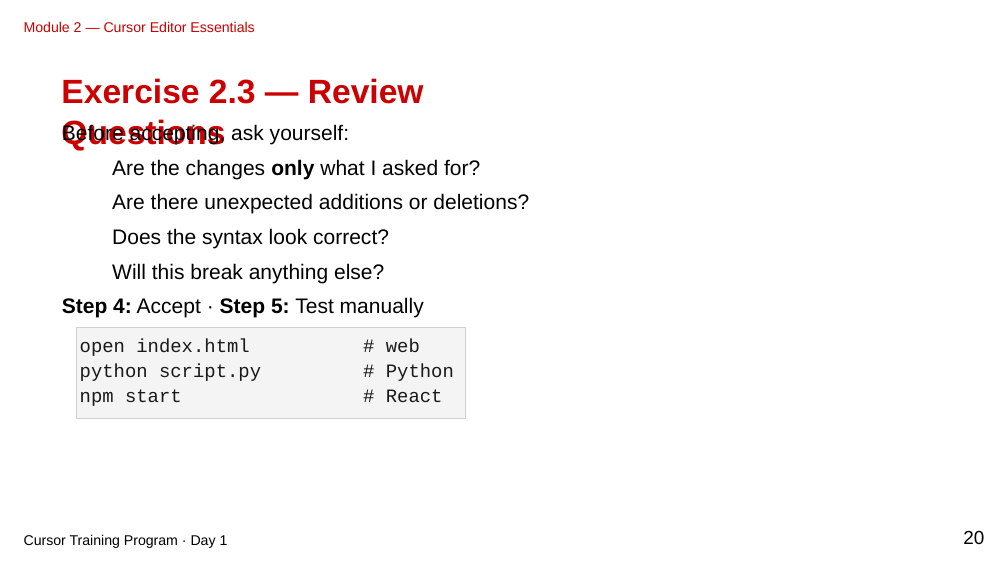
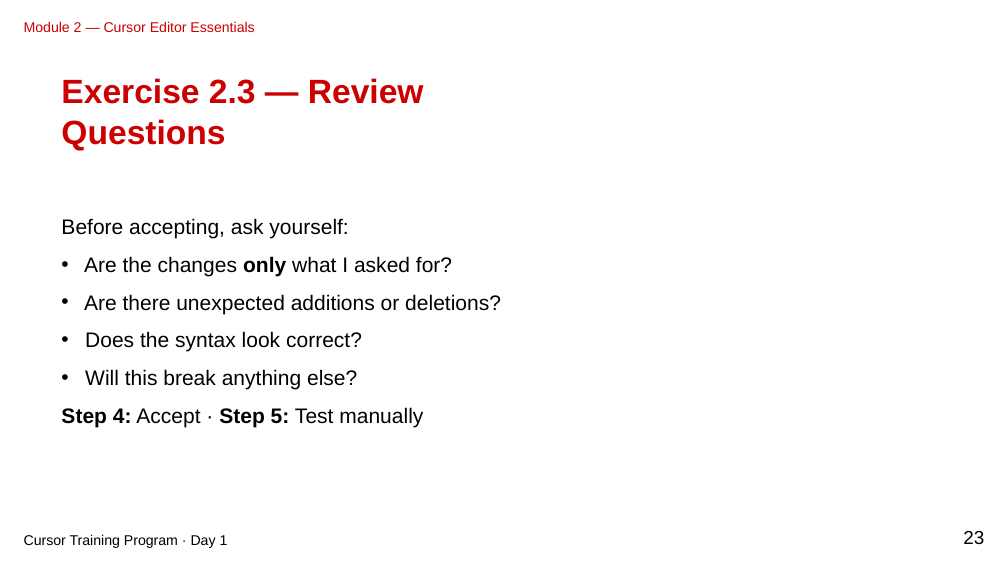
Before and after one commit to gjkaur/cursor_documentation, a slide deck: slide 23 of slides/module-02-marp-editable-clean.pptx (slide 20 before the commit). Drawn at 1008x567 pixels with LibreOffice and Linux fonts; fonts in the diff are those of the drawing. Boxes give left, top, right and bottom in pixels: in the first picture for what was removed or moved away, otherwise in the second. Text is boxed around its words. In the diff, an @@ line names an element or a change of style, - is before the commit and + after.

```diff
--- a/slides/module-02-marp-editable-clean.pptx
+++ b/slides/module-02-marp-editable-clean.pptx
@@ text removed at bbox=[62, 123, 349, 144] @@
-Before accepting, ask yourself:
@@ text removed at bbox=[112, 159, 480, 179] @@
-Are the changes only what I asked for?
@@ text removed at bbox=[112, 193, 529, 214] @@
-Are there unexpected additions or deletions?
@@ text added at bbox=[61, 218, 501, 427], 20 pt, text #000000 @@
+Before accepting, ask yourself:
+• Are the changes only what I asked for?
+• Are there unexpected additions or deletions?
+• Does the syntax look correct?
+• Will this break anything else?
+Step 4: Accept · Step 5: Test manually
@@ text removed at bbox=[112, 228, 389, 248] @@
-Does the syntax look correct?
@@ text removed at bbox=[112, 263, 384, 283] @@
-Will this break anything else?
@@ text removed at bbox=[62, 297, 424, 318] @@
-Step 4: Accept · Step 5: Test manually
@@ rectangle removed at bbox=[76, 327, 466, 418] @@
-open index.html # web
-python script.py # Python
-npm start # React
@@ text at bbox=[963, 530, 984, 544]: text changed @@
-20
+23
```
Also in this commit, not shown: 47 other slides changed, 12 slides added, 36 other files.
